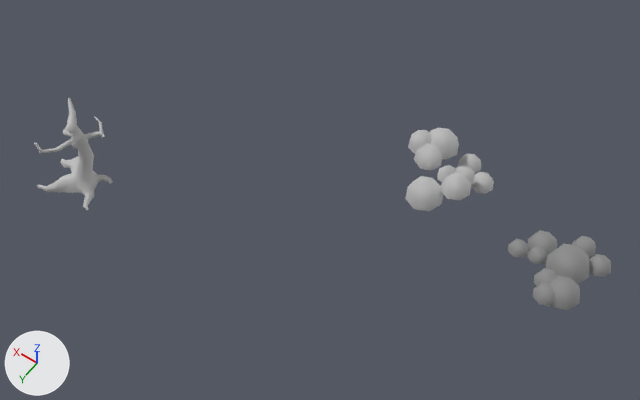
Two versions of the Blender file assets/vegetation.blend, one commit apart.
Before and after are seen from a 50 mm lens placed at (-18.19, 11.19, 24.17), pointed at (-8.0, -3.06, 1.77). Lighting does not change. The marker at lower left points along +X, +Y and +Z. The same objects are shown in both versions, whatever each file hides.

The first picture shows 'Boab Leaves #1', 'Boab Leaves #2', 'Generic Tree #3'.
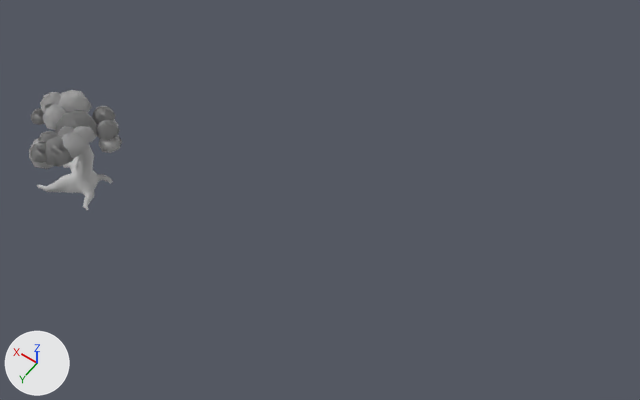
Commit message: Update vegetation assets

What differs and where, as boxes (x1, y1, x2, y2) in the pictures (640 x 400 px):
'Boab Leaves #1', moved: before (508, 230, 611, 310); after (30, 105, 120, 167)
'Boab Leaves #2', moved (not visible afterwards): before (405, 128, 494, 211)
'Boab Leaves #3', added: after (29, 90, 122, 169)

Diff of the bpy script that builds the scene:
```diff
--- a/assets/vegetation.blend.py
+++ b/assets/vegetation.blend.py
@@ mat_leaves_002 @@
+mat_leaves_002 = principled_material('leaves.002')
+mat_leaves_002.base_color = (0.588, 0.588, 0.588)  # light grey #cacaca
+mat_leaves_002.metallic = 1.0
+mat_leaves_002.roughness = 0.859
+mat_leaves_002.specular_ior_level = 0.0
@@ mat_leaves_001_1 @@
+mat_leaves_001_1 = principled_material('Leaves.001')
+mat_leaves_001_1.base_color = (1.0, 1.0, 1.0)  # white #ffffff
+mat_leaves_001_1.metallic = 1.0
+mat_leaves_001_1.roughness = 0.859
+mat_leaves_001_1.specular_ior_level = 0.0
@@ me_mesh_002 @@
+me_mesh_002.from_pydata(...)  # 306 vertices, 432 faces; spans x -1.69..1.52, y -1.65..1.65, z 2.16..3.52
+# faces by material slot: [216, 216]
+me_mesh_002.materials.append(mat_leaves_002)  # its picture is missing
+me_mesh_002.materials.append(mat_leaves_001_1)  # its picture is missing
@@ ob_boab_leaves__2 @@
 ob_boab_leaves__2 = bpy.data.objects.new('Boab Leaves #2', me_mesh_016)
-ob_boab_leaves__2.location = (-10.76, -5.55, 3.3)
+ob_boab_leaves__2.location = (0.0, 0.0, 3.25)
 ob_boab_leaves__2.scale = (0.01, 0.01, 0.01)
@@ ob_boab_leaves__1 @@
 ob_boab_leaves__1 = bpy.data.objects.new('Boab Leaves #1', me_mesh_017)
-ob_boab_leaves__1.location = (-15.19, -5.29, 1.85)
+ob_boab_leaves__1.location = (0.0, 0.0, 3.0)
 ob_boab_leaves__1.scale = (0.01, 0.01, 0.01)
@@ ob_boab_leaves__3 @@
+ob_boab_leaves__3 = bpy.data.objects.new('Boab Leaves #3', me_mesh_002)
+ob_boab_leaves__3.location = (0.0, 0.0, 0.0)
```
